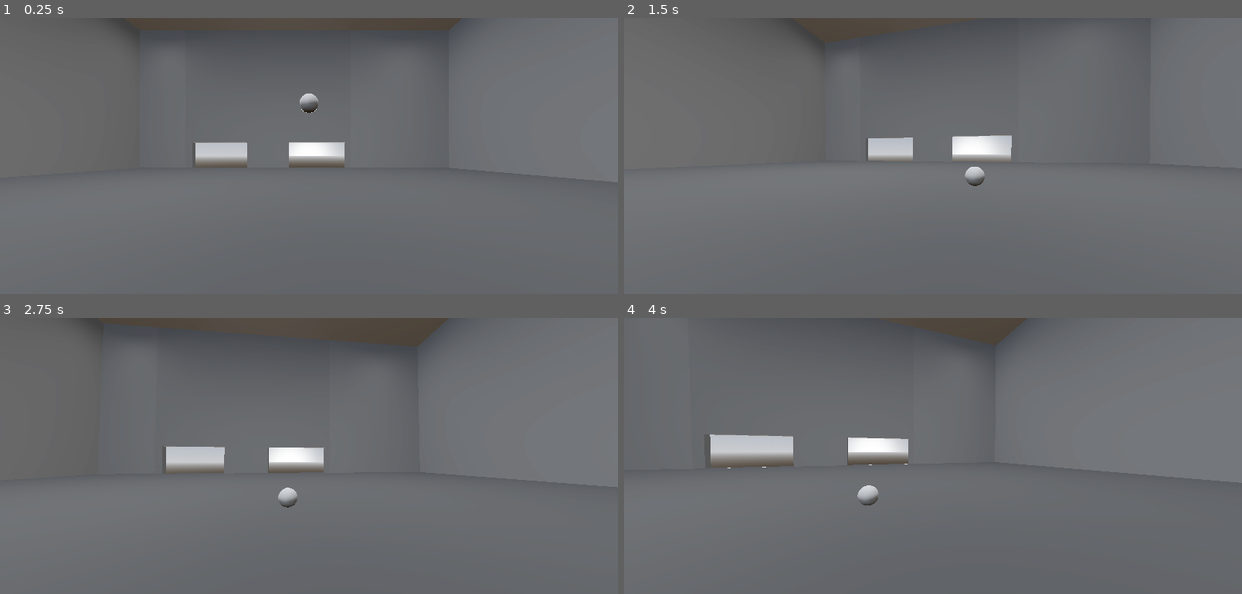
Above: before the commit, frames 1-4 (two rows, left to right).
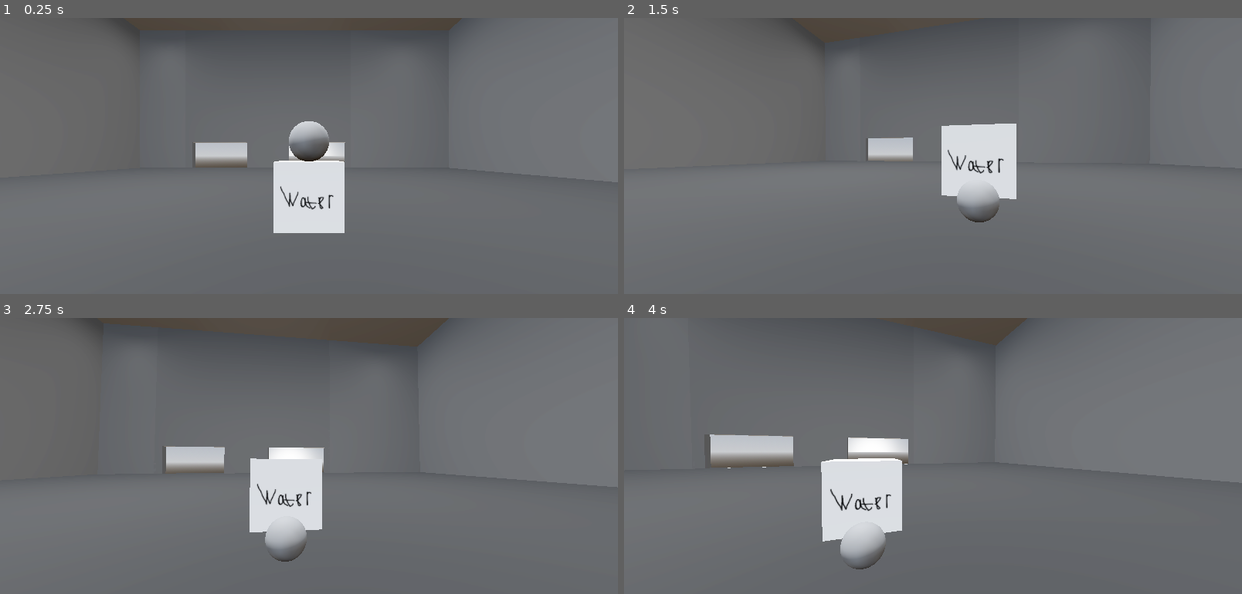
Above: after the commit, the same moments.

Repository: Meow-jar/Bread-factor
Game: Godot game, scene res://node_3d.tscn
The game is run twice, just before and just after one commit, with the same random seed, the same clock (stepped at 60 frames per second) and the same inputs.
Inputs (mouse positions are in pixels of both pictures, inside the frame that each line leads up to):
- Up to frame 1 (0.25 s): no input
- Up to frame 2 (1.5 s): move the mouse to (963, 156) at 0.52 s; move the mouse to (902, 156) at 1.27 s
- Up to frame 3 (2.75 s): tap Enter at 2 s; move the mouse to (321, 450) at 2.02 s
- Up to frame 4 (4 s): move the mouse to (926, 461) at 2.77 s; tap Space at 3.5 s; move the mouse to (976, 458) at 3.52 s

The runs differ from the first frame. In frame 1, 3.8% of the frame differs, in the area x 44-56%, y 27-78%; in frame 2, 3.1%; in frame 3, 3.4%; in frame 4, 4.1%, in the area x 31-45%, y 50-92%.

Commit message:
build 0.2.4
1: продолжение разработки машины
2: добавление колизии камере игрока

Diff:
--- a/character_body_3d.tscn
+++ b/character_body_3d.tscn
@@ -46,6 +46,10 @@
 
 [sub_resource type="CapsuleMesh" id="CapsuleMesh_bu0v1"]
 
+[sub_resource type="CylinderShape3D" id="CylinderShape3D_bu0v1"]
+height = 0.56066895
+radius = 0.36328125
+
 [node name="player" type="CharacterBody3D" unique_id=960941828]
 script = SubResource("GDScript_bu0v1")
 
@@ -59,3 +63,7 @@
 
 [node name="MeshInstance3D" type="MeshInstance3D" parent="." unique_id=2089664391]
 mesh = SubResource("CapsuleMesh_bu0v1")
+
+[node name="CollisionShape3D2" type="CollisionShape3D" parent="." unique_id=1667316309]
+transform = Transform3D(1, 0, 0, 0, 1, 0, 0, 0, 1, -0.008178711, 0.5892395, -0.5773985)
+shape = SubResource("CylinderShape3D_bu0v1")
--- /dev/null
+++ b/mix_machine.tscn
@@ -0,0 +1,69 @@
+[gd_scene format=3 uid="uid://bbtjafp66ea74"]
+
+[ext_resource type="Texture2D" uid="uid://csxqvr5cb17xf" path="res://textures/machlne1.png" id="1_uxm8v"]
+[ext_resource type="ArrayMesh" uid="uid://bpdlh62psptdo" path="res://model/mix_machine.obj" id="2_f307q"]
+
+[sub_resource type="GDScript" id="GDScript_uxm8v"]
+script/source = "extends Node3D
+@onready var player = $\"../player\"
+
+
+# Called when the node enters the scene tree for the first time.
+func _ready() -> void:
+	pass # Replace with function body.
+
+
+# Called every frame. 'delta' is the elapsed time since the previous frame.
+func _process(delta: float) -> void:
+	pass
+
+
+func _on_water_tg_body_entered(body: Node3D) -> void:
+	if body == player:
+		print(\"отказано\")
+	else:
+		print(\"внутри\")
+	pass # Replace with function body.
+
+
+func _on_water_tg_body_exited(body: Node3D) -> void:
+	print(\"не внутри\")
+	pass # Replace with function body.
+"
+
+[sub_resource type="StandardMaterial3D" id="StandardMaterial3D_ac5h7"]
+albedo_texture = ExtResource("1_uxm8v")
+
+[sub_resource type="ConcavePolygonShape3D" id="ConcavePolygonShape3D_6jhq7"]
+data = PackedVector3Array(-1, 1, -1, 1, 1, -1, -1, 1, 1, -1, 1, 1, 1, 1, -1, 1, 1, 1, 1, 1, 1, 1, -1, 1, -1, 1, 1, -1, 1, 1, 1, -1, 1, -1, -1, 1, -1, 1, 1, -1, -1, 1, -1, 1, -1, -1, 1, -1, -1, -1, 1, -1, -1, -1, 1, -1, -1, -1, -1, -1, 1, -1, 1, 1, -1, 1, -1, -1, -1, -1, -1, 1, 1, 1, -1, 1, -1, -1, 1, 1, 1, 1, 1, 1, 1, -1, -1, 1, -1, 1, -1, 1, -1, -1, -1, -1, 1, 1, -1, 1, 1, -1, -1, -1, -1, 1, -1, -1)
+
+[sub_resource type="BoxShape3D" id="BoxShape3D_f307q"]
+
+[sub_resource type="BoxShape3D" id="BoxShape3D_uxm8v"]
+
+[node name="mix_machine" type="Node3D" unique_id=867410158]
+script = SubResource("GDScript_uxm8v")
+
+[node name="MeshInstance3D" type="MeshInstance3D" parent="." unique_id=1830381446]
+material_override = SubResource("StandardMaterial3D_ac5h7")
+mesh = ExtResource("2_f307q")
+
+[node name="StaticBody3D" type="StaticBody3D" parent="MeshInstance3D" unique_id=1039060608]
+
+[node name="CollisionShape3D" type="CollisionShape3D" parent="MeshInstance3D/StaticBody3D" unique_id=1287514961]
+shape = SubResource("ConcavePolygonShape3D_6jhq7")
+
+[node name="water_tg" type="Area3D" parent="." unique_id=1482173234]
+
+[node name="CollisionShape3D" type="CollisionShape3D" parent="water_tg" unique_id=630618794]
+transform = Transform3D(1, 0, 0, 0, 1, 0, 0, 0, 1, 0, 0, 1.5508662)
+shape = SubResource("BoxShape3D_f307q")
+
+[node name="flour_tg" type="Area3D" parent="." unique_id=1520804178]
+
+[node name="CollisionShape3D" type="CollisionShape3D" parent="flour_tg" unique_id=281035597]
+transform = Transform3D(1, 0, 0, 0, 1, 0, 0, 0, 1, -1.6456583, 0, 0)
+shape = SubResource("BoxShape3D_uxm8v")
+
+[connection signal="body_entered" from="water_tg" to="." method="_on_water_tg_body_entered"]
+[connection signal="body_exited" from="water_tg" to="." method="_on_water_tg_body_exited"]
--- a/node_3d.tscn
+++ b/node_3d.tscn
@@ -1,5 +1,6 @@
 [gd_scene format=3 uid="uid://dbjxh4suwijt7"]
 
+[ext_resource type="PackedScene" uid="uid://bbtjafp66ea74" path="res://mix_machine.tscn" id="3_a0tk4"]
 [ext_resource type="PackedScene" uid="uid://b8vh7gqrqaqin" path="res://character_body_3d.tscn" id="4_r3fl7"]
 [ext_resource type="PackedScene" uid="uid://c0fd6m3ph5ka3" path="res://factor.tscn" id="5_jka67"]
 
@@ -30,7 +31,7 @@
 shadow_enabled = true
 
 [node name="RigidBody3D" type="RigidBody3D" parent="." unique_id=9133563]
-transform = Transform3D(1, 0, 0, 0, 1, 0, 0, 0, 1, 0, 8.692736, -10.18001)
+transform = Transform3D(1, 0, 0, 0, 1, 0, 0, 0, 1, 0, 6.255751, -5.0913954)
 mass = 1000.0
 
 [node name="CollisionShape3D" type="CollisionShape3D" parent="RigidBody3D" unique_id=540565812]
@@ -43,3 +44,6 @@
 transform = Transform3D(1, 0, 0, 0, 1, 0, 0, 0, 1, 0, 5.2928104, 0)
 
 [node name="factor" parent="." unique_id=197515386 instance=ExtResource("5_jka67")]
+
+[node name="mix_machine" parent="." unique_id=867410158 instance=ExtResource("3_a0tk4")]
+transform = Transform3D(1, 0, 0, 0, 1, 0, 0, 0, 1, 0, 4.443521, -6.6995406)
